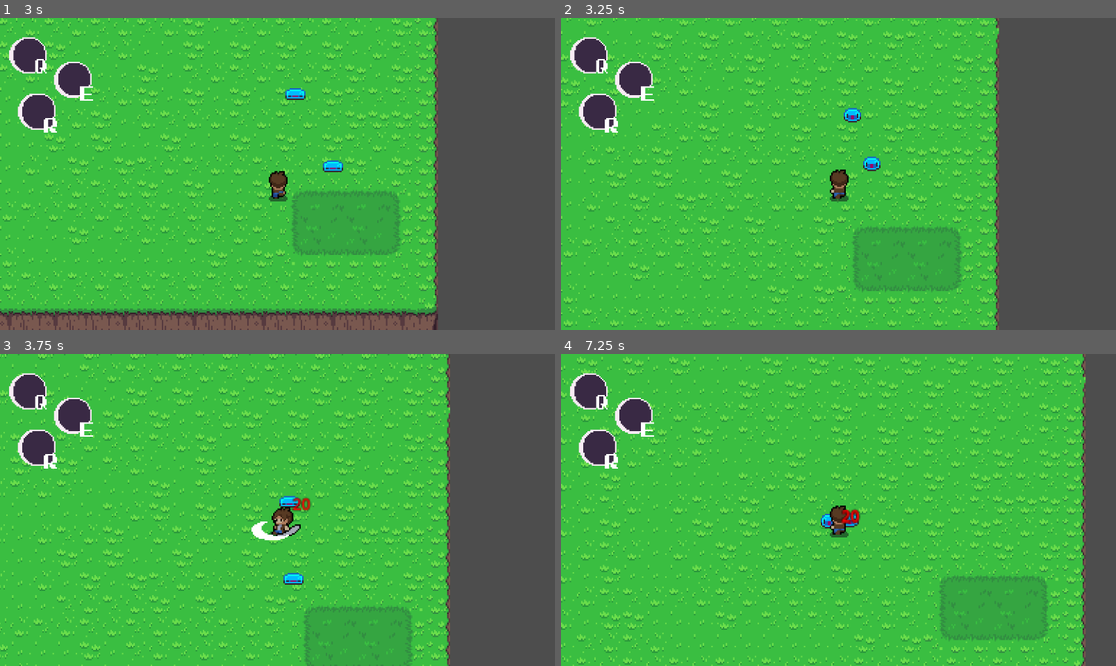
Above: before the commit, frames 1-4 (two rows, left to right).
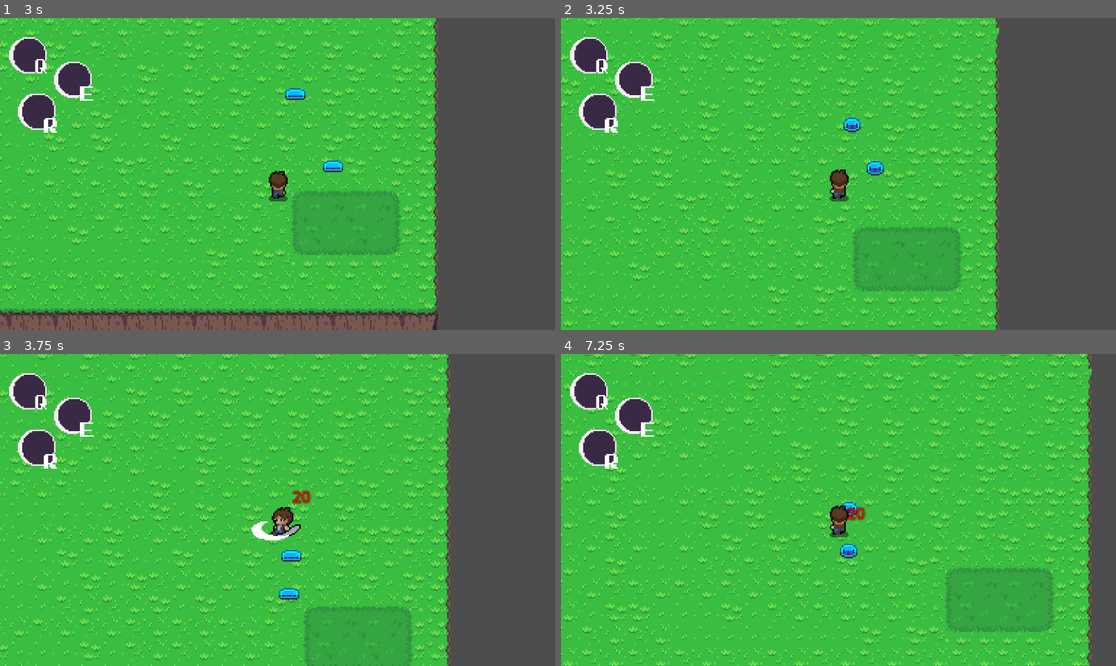
Above: after the commit, the same moments.

Repository: D4v11d/Necrocat
Game: Godot game, scene res://Scenes/main.tscn
Two runs of this game, one before a commit and one after it. Both use one fixed random seed, a clock stepped at 60 frames per second and the inputs below.
Inputs:
- Up to frame 1 (3 s): hold D (move_right) 0.53-1.28 s; tap Space (attack) at 0.6 s; hold S (move_down) 1.28-2.03 s; tap Shift at 1.35 s; hold D (move_right) 2.03-2.78 s; hold Q 2.03-2.78 s; hold W (move_up) from 2.78 s (still down); tap Backspace at 2.85 s
- Up to frame 2 (3.25 s): keep holding W (move_up)
- Up to frame 3 (3.75 s): release W (move_up) at 3.53 s; hold A (move_left) from 3.53 s (still down); tap Space (attack) at 3.6 s
- Up to frame 4 (7.25 s): tap Shift at 4.35 s; release A (move_left) at 5.03 s; hold S (move_down) 5.03-5.78 s; hold Q 5.03-5.78 s; hold D (move_right) 5.78-6.53 s; tap Backspace at 5.85 s; hold W (move_up) from 6.53 s (still down); tap Space (attack) at 6.6 s

Frame 1 is identical in both runs. In frame 2, 0.4% of the frame differs, in the area x 50-59%, y 28-51%; in frame 3, 0.7%; in frame 4, 22%, in the area x 0-96%, y 0-100%.

Commit message:
fix slime vertical jump

Diff:
--- a/Scenes/slime_enemy.tscn
+++ b/Scenes/slime_enemy.tscn
@@ -150,8 +150,8 @@
 
 [sub_resource type="AnimationLibrary" id="AnimationLibrary_ltp7a"]
 _data = {
-&"RESET": SubResource("Animation_ltp7a"),
-&"hit_flash": SubResource("Animation_ssmms")
+"RESET": SubResource("Animation_ltp7a"),
+"hit_flash": SubResource("Animation_ssmms")
 }
 
 [node name="SlimeEnemy" type="CharacterBody2D"]
@@ -194,7 +194,7 @@
 
 [node name="HitflashAnimationPlayer" type="AnimationPlayer" parent="."]
 libraries = {
-&"": SubResource("AnimationLibrary_ltp7a")
+"": SubResource("AnimationLibrary_ltp7a")
 }
 
 [node name="DamageNumbersOrigin" type="Node2D" parent="."]
--- a/scripts/slime_enemy.gd
+++ b/scripts/slime_enemy.gd
@@ -33,6 +33,11 @@
 @export var mob_type := ""
 @export var is_recruitable := false
 
+var jump_start_position: Vector2
+var jump_target_position: Vector2
+var jump_direction: Vector2
+var jump_distance: float
+
 func _ready() -> void:
 	player.connect("delete_mob", Callable(self, "delete_spirit_mob"))
 
@@ -46,29 +51,43 @@
 		if jump_progress > 0:
 			jump_progress = 0
 
-	# Store original Y position if not jumping
+	# Start jump
 	if jump_progress == 0:
 		original_y = position.y
 
-	# Handle jump movement if active
+	# Execute jump logic
 	if jump_progress > 0:
 		handle_jump(delta)
-
-	handle_chasing_targets(delta)
+	else:
+		handle_chasing_targets(delta)
+
+func start_jump(target_position: Vector2) -> void:
+	jump_progress = 0.001  # Start jump
+	jump_start_position = position
+	jump_target_position = target_position
+	jump_direction = (jump_target_position - jump_start_position).normalized()
+	jump_distance = jump_start_position.distance_to(jump_target_position)
+	original_y = position.y
 
 func handle_jump(delta: float) -> void:
-	# Currently jumping - update position
 	jump_progress += delta
 	var jump_completion = min(jump_progress / JUMP_DURATION, 1.0)
 
-	# Simple parabolic jump curve
+	# Compute movement along direction
+	var horizontal_move = jump_direction * jump_distance * jump_completion
+
+	# Vertical offset using jump arc
 	var jump_offset = sin(jump_completion * PI) * JUMP_HEIGHT
-	position.y = original_y - jump_offset
-
-	# End jump when duration completes
+
+	# Combine movement and vertical arc
+	position = jump_start_position + horizontal_move
+	position.y -= jump_offset
+
+	# End jump
 	if jump_progress >= JUMP_DURATION:
 		jump_progress = JUMP_COOLDOWN
-		position.y = original_y
+		position.y = jump_target_position.y
+
 
 func handle_chasing_targets(delta: float) -> void:
 	if is_ally:
@@ -169,7 +188,7 @@
 
 func _on_attack_area_body_entered(body: Node2D) -> void:
 	if (current_target and jump_progress == 0):
-		jump_progress = 0.001  # Start jump
+		start_jump(current_target.position)
 
 func handle_slime_death() -> void:
 	if is_recruitable:
Not shown: 4 places in Scenes/main.tscn that only renumber resources
Not shown: 1 places in Scenes/player.tscn that only renumber resources
Not shown: 1 places in Scenes/slime_enemy.tscn that only renumber resources
